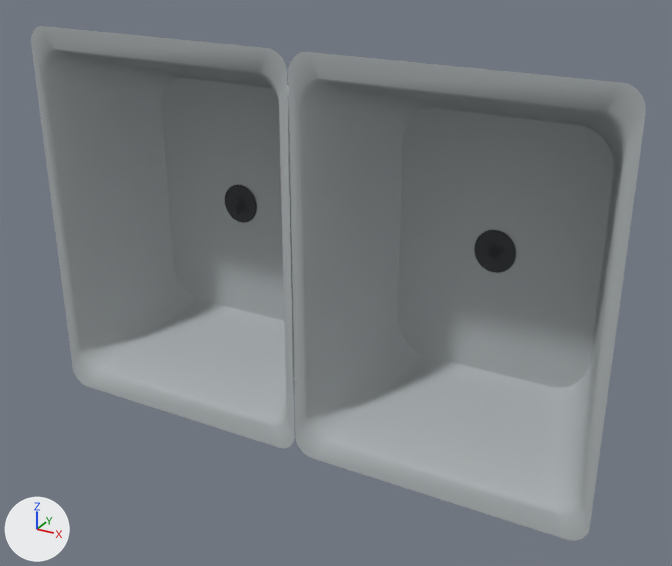
The glTF model pipeline/worldlabs/kitchen-sink.glb as it was, and as the next commit left it.
One viewpoint serves both versions: a 50 mm camera at (0.654, -1.059, 0.524) aimed at (0.022, 0.091, -0.051). Arrows for +X, +Y and +Z are at lower left; the lights stay in place. The first picture is the older version. Vertices at exactly the same position are counted once.

The scene before the commit, as lines of its bpy script (objects in view):
```python
ob_bowl_0 = bpy.data.objects.new('Bowl_0', me_bowl_0)
ob_bowl_0.location = (0.0, 0.0, 0.0)
ob_bowl_1 = bpy.data.objects.new('Bowl_1', me_bowl_1)
ob_bowl_1.location = (0.0, 0.0, 0.0)
ob_bowlfloor_0 = bpy.data.objects.new('BowlFloor_0', me_bowlfloor_0)
ob_bowlfloor_0.location = (0.0, 0.0, 0.0)
ob_bowlfloor_1 = bpy.data.objects.new('BowlFloor_1', me_bowlfloor_1)
ob_bowlfloor_1.location = (0.0, 0.0, 0.0)
ob_drain_0 = bpy.data.objects.new('Drain_0', me_drain_0)
ob_drain_0.location = (0.0, 0.0, 0.0)
ob_drain_1 = bpy.data.objects.new('Drain_1', me_drain_1)
ob_drain_1.location = (0.0, 0.0, 0.0)
ob_drainslot_0_7 = bpy.data.objects.new('DrainSlot_0_7', me_drainslot_0_7)
ob_drainslot_0_7.location = (0.0, 0.0, 0.0)
ob_drainslot_1_10 = bpy.data.objects.new('DrainSlot_1_10', me_drainslot_1_10)
ob_drainslot_1_10.location = (0.0, 0.0, 0.0)
```
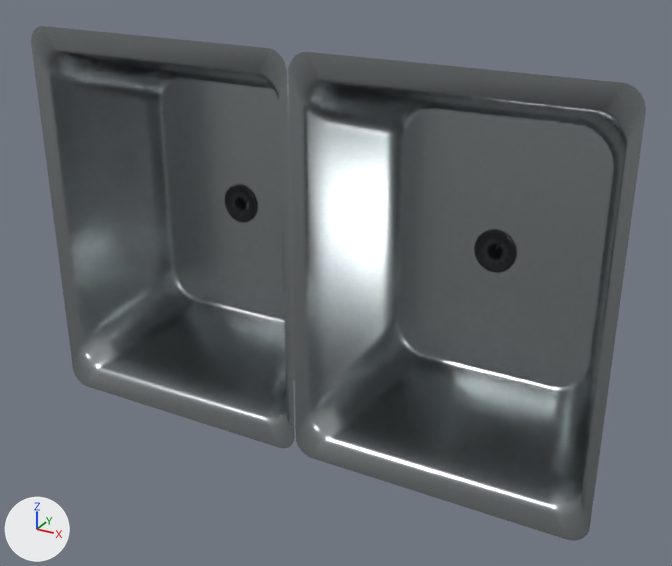
Patch to the scene script:
```diff
--- a/pipeline/worldlabs/kitchen-sink.glb.py
+++ b/pipeline/worldlabs/kitchen-sink.glb.py
@@ mat_bowl_0 @@
 mat_bowl_0.base_color = (0.43, 0.46, 0.47)  # grey #afb5b6
-mat_bowl_0.roughness = 0.85
+mat_bowl_0.roughness = 0.24
+mat_bowl_0.metallic = 1.0
@@ mat_bowlfloor_0 @@
 mat_bowlfloor_0.roughness = 0.85
+mat_bowlfloor_0.metallic = 1.0
@@ mat_drain_0 @@
 mat_drain_0.roughness = 0.85
+mat_drain_0.metallic = 0.75
@@ mat_drainslot_0_2 @@
 mat_drainslot_0_2.base_color = (0.045, 0.05, 0.055)  # dark grey #3c3f42
-mat_drainslot_0_2.roughness = 0.85
+mat_drainslot_0_2.roughness = 0.27
@@ mat_drainslot_0_3 @@
 mat_drainslot_0_3.base_color = (0.045, 0.05, 0.055)  # dark grey #3c3f42
-mat_drainslot_0_3.roughness = 0.85
+mat_drainslot_0_3.roughness = 0.27
+mat_drainslot_0_3.metallic = 0.75
@@ mat_drainslot_0_4 @@
 mat_drainslot_0_4.base_color = (0.045, 0.05, 0.055)  # dark grey #3c3f42
-mat_drainslot_0_4.roughness = 0.85
+mat_drainslot_0_4.roughness = 0.27
+mat_drainslot_0_4.metallic = 0.75
@@ mat_drainslot_0_5 @@
 mat_drainslot_0_5.base_color = (0.045, 0.05, 0.055)  # dark grey #3c3f42
-mat_drainslot_0_5.roughness = 0.85
+mat_drainslot_0_5.roughness = 0.27
+mat_drainslot_0_5.metallic = 0.75
@@ mat_drainslot_0_6 @@
 mat_drainslot_0_6.base_color = (0.045, 0.05, 0.055)  # dark grey #3c3f42
-mat_drainslot_0_6.roughness = 0.85
+mat_drainslot_0_6.roughness = 0.27
+mat_drainslot_0_6.metallic = 0.75
@@ mat_drainslot_0_7 @@
 mat_drainslot_0_7.base_color = (0.045, 0.05, 0.055)  # dark grey #3c3f42
-mat_drainslot_0_7.roughness = 0.85
+mat_drainslot_0_7.roughness = 0.27
+mat_drainslot_0_7.metallic = 0.75
@@ mat_drainslot_0_8 @@
 mat_drainslot_0_8.base_color = (0.045, 0.05, 0.055)  # dark grey #3c3f42
-mat_drainslot_0_8.roughness = 0.85
+mat_drainslot_0_8.roughness = 0.27
+mat_drainslot_0_8.metallic = 0.75
@@ mat_drainslot_0_9 @@
 mat_drainslot_0_9.base_color = (0.045, 0.05, 0.055)  # dark grey #3c3f42
-mat_drainslot_0_9.roughness = 0.85
+mat_drainslot_0_9.roughness = 0.27
+mat_drainslot_0_9.metallic = 0.75
@@ mat_drainslot_0_10 @@
 mat_drainslot_0_10.base_color = (0.045, 0.05, 0.055)  # dark grey #3c3f42
-mat_drainslot_0_10.roughness = 0.85
+mat_drainslot_0_10.roughness = 0.27
+mat_drainslot_0_10.metallic = 0.75
@@ mat_drainslot_0_11 @@
 mat_drainslot_0_11.base_color = (0.045, 0.05, 0.055)  # dark grey #3c3f42
-mat_drainslot_0_11.roughness = 0.85
+mat_drainslot_0_11.roughness = 0.27
+mat_drainslot_0_11.metallic = 0.75
@@ mat_bowl_1 @@
 mat_bowl_1.base_color = (0.43, 0.46, 0.47)  # grey #afb5b6
-mat_bowl_1.roughness = 0.85
+mat_bowl_1.roughness = 0.24
+mat_bowl_1.metallic = 1.0
@@ mat_bowlfloor_1 @@
 mat_bowlfloor_1.base_color = (0.43, 0.46, 0.47)  # grey #afb5b6
-mat_bowlfloor_1.roughness = 0.85
+mat_bowlfloor_1.roughness = 0.24
+mat_bowlfloor_1.metallic = 1.0
@@ mat_drain_1 @@
 mat_drain_1.base_color = (0.045, 0.05, 0.055)  # dark grey #3c3f42
-mat_drain_1.roughness = 0.85
+mat_drain_1.roughness = 0.27
+mat_drain_1.metallic = 0.75
@@ mat_drainslot_1_0 @@
 mat_drainslot_1_0.base_color = (0.045, 0.05, 0.055)  # dark grey #3c3f42
-mat_drainslot_1_0.roughness = 0.85
+mat_drainslot_1_0.roughness = 0.27
+mat_drainslot_1_0.metallic = 0.75
@@ mat_drainslot_1_2 @@
 mat_drainslot_1_2.base_color = (0.045, 0.05, 0.055)  # dark grey #3c3f42
-mat_drainslot_1_2.roughness = 0.85
+mat_drainslot_1_2.roughness = 0.27
+mat_drainslot_1_2.metallic = 0.75
@@ mat_drainslot_1_3 @@
 mat_drainslot_1_3.base_color = (0.045, 0.05, 0.055)  # dark grey #3c3f42
-mat_drainslot_1_3.roughness = 0.85
+mat_drainslot_1_3.roughness = 0.27
+mat_drainslot_1_3.metallic = 0.75
@@ mat_drainslot_1_4 @@
 mat_drainslot_1_4.base_color = (0.045, 0.05, 0.055)  # dark grey #3c3f42
-mat_drainslot_1_4.roughness = 0.85
+mat_drainslot_1_4.roughness = 0.27
+mat_drainslot_1_4.metallic = 0.75
@@ mat_drainslot_1_5 @@
 mat_drainslot_1_5.base_color = (0.045, 0.05, 0.055)  # dark grey #3c3f42
-mat_drainslot_1_5.roughness = 0.85
+mat_drainslot_1_5.roughness = 0.27
+mat_drainslot_1_5.metallic = 0.75
@@ mat_drainslot_1_6 @@
 mat_drainslot_1_6.base_color = (0.045, 0.05, 0.055)  # dark grey #3c3f42
-mat_drainslot_1_6.roughness = 0.85
+mat_drainslot_1_6.roughness = 0.27
+mat_drainslot_1_6.metallic = 0.75
@@ mat_drainslot_1_7 @@
 mat_drainslot_1_7.base_color = (0.045, 0.05, 0.055)  # dark grey #3c3f42
-mat_drainslot_1_7.roughness = 0.85
+mat_drainslot_1_7.roughness = 0.27
+mat_drainslot_1_7.metallic = 0.75
@@ mat_drainslot_1_9 @@
 mat_drainslot_1_9.base_color = (0.045, 0.05, 0.055)  # dark grey #3c3f42
-mat_drainslot_1_9.roughness = 0.85
+mat_drainslot_1_9.roughness = 0.27
+mat_drainslot_1_9.metallic = 0.75
@@ mat_drainslot_1_10 @@
 mat_drainslot_1_10.base_color = (0.045, 0.05, 0.055)  # dark grey #3c3f42
-mat_drainslot_1_10.roughness = 0.85
+mat_drainslot_1_10.roughness = 0.27
+mat_drainslot_1_10.metallic = 0.75
@@ mat_drainslot_1_11 @@
 mat_drainslot_1_11.base_color = (0.045, 0.05, 0.055)  # dark grey #3c3f42
-mat_drainslot_1_11.roughness = 0.85
+mat_drainslot_1_11.roughness = 0.27
+mat_drainslot_1_11.metallic = 0.75
@@ me_drain_0 @@
 me_drain_0.from_pydata(...)  # 390 vertices, 766 faces; spans x -0.2647..-0.1992, y 0.207..0.2105, z -0.0339..0.0339
+# me_drain_0 part 1
+# 61 faces are deleted
+# 61 new faces join them
 me_drain_0.materials.append(mat_drain_0)
```

Changed parts and their boxes [x1, y1, x2, y2] in the pictures (672 x 566 px; the box of a moved part takes in the faces that stretch with it):
'Bowl_1', surface changed: [288, 52, 646, 541] in both
'Bowl_0', surface changed (darker): [31, 26, 295, 448] in both
'BowlFloor_1', surface changed (darker): [397, 108, 614, 387] in both
'BowlFloor_0', surface changed (darker): [162, 78, 284, 320] in both
part 1 of me_drain_0, moved or reshaped: before [230, 192, 241, 213]; after [230, 192, 241, 216]
